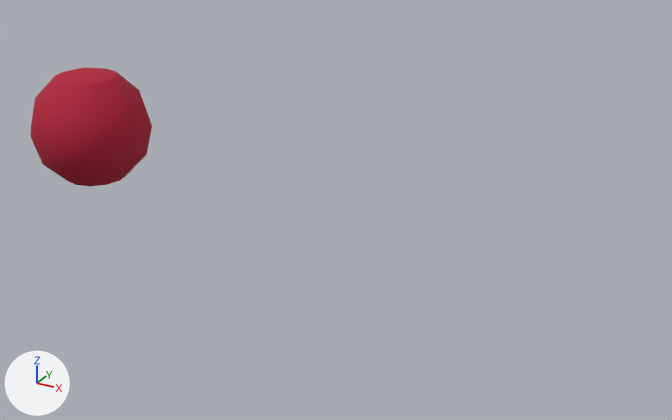
What one commit did to the FBX model res/Fx/Missile01/Model.FBX.
Both versions are drawn from a 50 mm camera at (1.862, -1.915, 0.864) aimed at (0.796, 0.024, -0.105). The lights are fixed; the arrows at lower left show +X, +Y and +Z. Where no turn or scale is listed for an object, it has been applied to the vertices.

Objects in the first picture: 'Missile'.
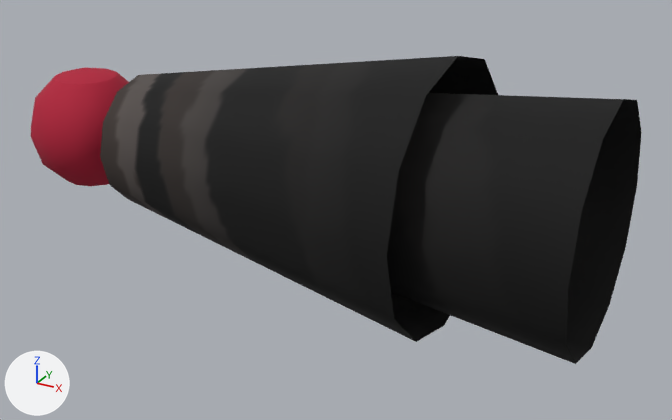
The newer file is also rescaled (x2.125) as a whole; pictures and numbers use the older file's frame.

Pixel boxes (x1, y1, x2, y2) of what changed, in the pictures (672 x 420 px):
'Smoke01', added (black)
    after: (100, 56, 498, 342)
'Smoke02', added (black)
    after: (387, 93, 642, 364)

Patch to the scene script:
```diff
--- a/res/Fx/Missile01/Model.FBX.py
+++ b/res/Fx/Missile01/Model.FBX.py
@@ img_smoke_png @@
+img_smoke_png = load_image('Smoke.png', 'Smoke.png', 64, 64, 'sRGB')
@@ mat_smoke01 @@
+mat_smoke01 = principled_material('Smoke01')
+mat_smoke01.texture = img_smoke_png
+mat_smoke01.roughness = 0.859
@@ me_mesh_001 @@
+me_mesh_001.from_pydata(...)  # 24 vertices, 12 faces; spans x 0.0..0.925, y -0.346..0.346, z -0.346..0.346
+me_mesh_001.materials.append(mat_smoke01)  # picture img_smoke_png
@@ me_mesh_002 @@
+me_mesh_002.from_pydata(...)  # 24 vertices, 12 faces; spans x 0.0..1.294, y -0.299..0.299, z -0.299..0.299
+me_mesh_002.materials.append(mat_smoke01)  # picture img_smoke_png
@@ ob_smoke01 @@
+ob_smoke01 = bpy.data.objects.new('Smoke01', me_mesh_001)
+ob_smoke01.location = (0.194, 0.0, 0.0)
@@ ob_smoke02 @@
+ob_smoke02 = bpy.data.objects.new('Smoke02', me_mesh_002)
+ob_smoke02.location = (0.194, 0.0, 0.0)
```
